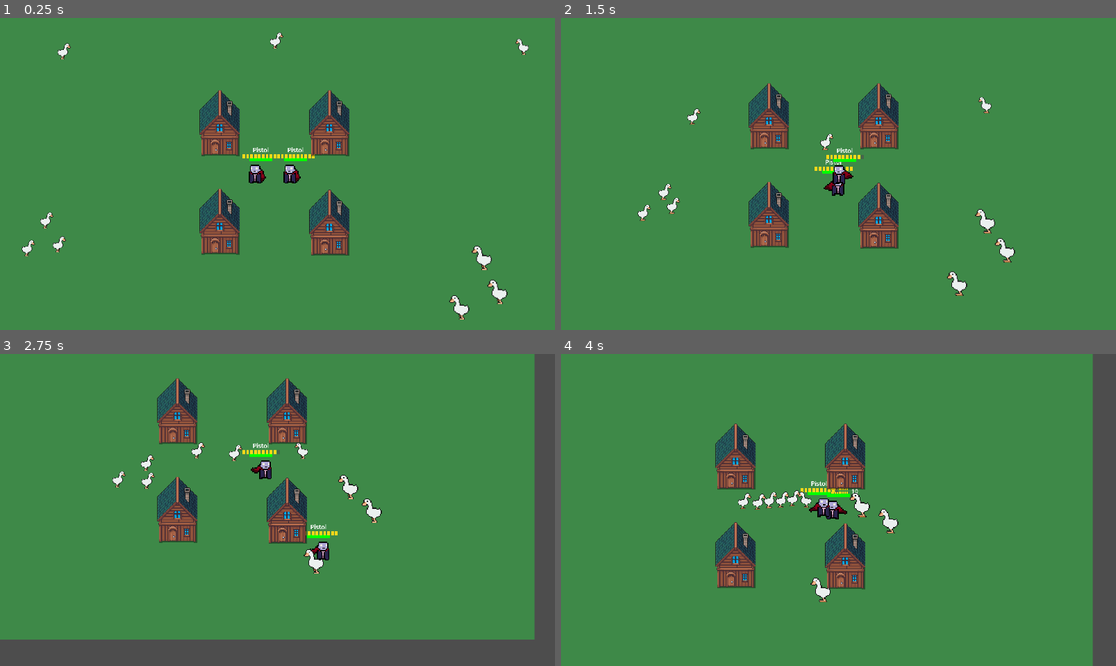
Above: before the commit, frames 1-4 (two rows, left to right).
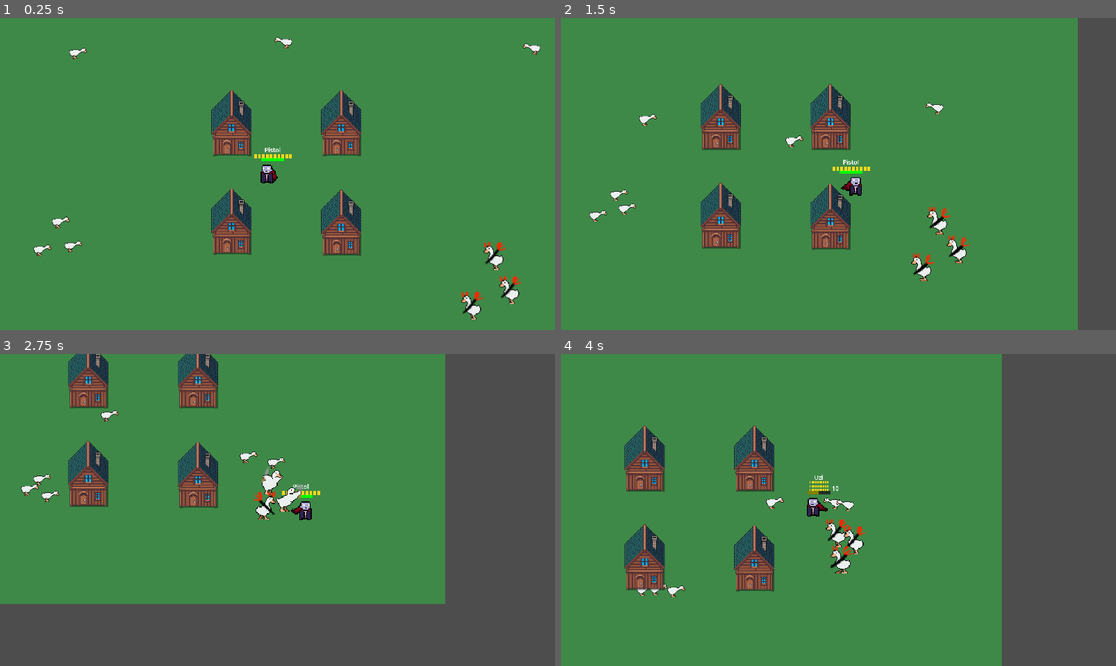
Above: after the commit, the same moments.

Repository: MatthewDulworth/gmtk26
Game: Godot game, scene res://main.tscn
Two runs of this game, one before a commit and one after it. Both use one fixed random seed, a clock stepped at 60 frames per second and the inputs below. Sound files missing from this copy of the repository are replaced by a short silence.
Inputs:
- Up to frame 1 (0.25 s): no input
- Up to frame 2 (1.5 s): tap Enter (shoot_p2) at 0.5 s; hold D (move_right) 0.53-1.28 s; tap Down (move_down_p2) at 0.6 s; hold S (move_down) from 1.28 s (still down); tap Left (move_left_p2) at 1.35 s
- Up to frame 3 (2.75 s): release S (move_down) at 2.03 s; hold D (move_right) from 2.03 s (still down); tap Right (move_right_p2) at 2.1 s
- Up to frame 4 (4 s): release D (move_right) at 2.78 s; hold W (move_up) 2.78-3.53 s; tap Up (move_up_p2) at 2.85 s; hold A (move_left) from 3.53 s (still down); tap E (next_weapon) at 3.6 s

The runs differ from the first frame. In frame 1, 8.0% of the frame differs, in the area x 3-98%, y 4-97%; in frame 2, 19%; in frame 3, 36%, in the area x 0-97%, y 0-92%; in frame 4, 27%.

Commit message:
devil goose

Diff:
--- a/chracters/enemies/EnemyController.gd
+++ b/chracters/enemies/EnemyController.gd
@@ -237,7 +237,7 @@
 	is_attack_on_cooldown = false
 
 func _is_all_players_dead() -> bool:
-		return players.all(func(p): return p.state == PlayerController.PlayerState.DEAD)
+	return players.all(func(p): return p.state == PlayerController.PlayerState.DEAD)
 
 func _bounce_animation(num_bounces: int) -> Tween:
 	var tween = create_tween()
--- a/chracters/enemies/enemy.tscn
+++ b/chracters/enemies/enemy.tscn
@@ -12,6 +12,7 @@
 [ext_resource type="Texture2D" uid="uid://cai7wvm13476g" path="res://assets/Goose/Run.png" id="6_r7v4m"]
 [ext_resource type="Texture2D" uid="uid://3to73gt4a5n0" path="res://assets/Goose/Walk.png" id="7_6sxb8"]
 [ext_resource type="Texture2D" uid="uid://cwmh8k1jxx3fy" path="res://assets/Goose/Attack.png" id="8_jvj35"]
+[ext_resource type="Texture2D" uid="uid://buh8rbirxp2tu" path="res://assets/Goose/Walk-devil.png" id="9_txd5a"]
 [ext_resource type="PackedScene" uid="uid://d4h7b5x0lxmtq" path="res://chracters/enemies/EnemyHealthBar.tscn" id="12_jgmlk"]
 
 [sub_resource type="Resource" id="Resource_dgned"]
@@ -46,6 +47,22 @@
 atlas = ExtResource("4_cuw3f")
 region = Rect2(192, 0, 64, 64)
 
+[sub_resource type="AtlasTexture" id="AtlasTexture_mkn0v"]
+atlas = ExtResource("9_txd5a")
+region = Rect2(0, 0, 64, 64)
+
+[sub_resource type="AtlasTexture" id="AtlasTexture_qtnvu"]
+atlas = ExtResource("9_txd5a")
+region = Rect2(64, 0, 64, 64)
+
+[sub_resource type="AtlasTexture" id="AtlasTexture_cun5x"]
+atlas = ExtResource("9_txd5a")
+region = Rect2(128, 0, 64, 64)
+
+[sub_resource type="AtlasTexture" id="AtlasTexture_i621a"]
+atlas = ExtResource("9_txd5a")
+region = Rect2(192, 0, 64, 64)
+
 [sub_resource type="AtlasTexture" id="AtlasTexture_slepv"]
 atlas = ExtResource("6_6sxb8")
 region = Rect2(0, 0, 16, 16)
@@ -150,6 +167,23 @@
 "loop": 0,
 "name": &"death",
 "speed": 15.0
+}, {
+"frames": [{
+"duration": 1.0,
+"texture": SubResource("AtlasTexture_mkn0v")
+}, {
+"duration": 1.0,
+"texture": SubResource("AtlasTexture_qtnvu")
+}, {
+"duration": 1.0,
+"texture": SubResource("AtlasTexture_cun5x")
+}, {
+"duration": 1.0,
+"texture": SubResource("AtlasTexture_i621a")
+}],
+"loop": 1,
+"name": &"devil_walk",
+"speed": 5.0
 }, {
 "frames": [{
 "duration": 5.0,
@@ -249,7 +283,7 @@
 
 [node name="AnimatedSprite2D" type="AnimatedSprite2D" parent="." unique_id=1927816173]
 sprite_frames = SubResource("SpriteFrames_r7v4m")
-animation = &"down_feather"
+animation = &"devil_walk"
 
 [node name="NavigationAgent2D" type="NavigationAgent2D" parent="." unique_id=1165551425]
 
--- a/chracters/enemies/variants/EnemySlow.tres
+++ b/chracters/enemies/variants/EnemySlow.tres
@@ -1,5 +1,6 @@
 [gd_resource type="Resource" script_class="EnemyData" format=3 uid="uid://bxhj8gcqqmkpd"]
 
+[ext_resource type="PackedScene" uid="uid://d33q7ngm2teb7" path="res://item/Item.tscn" id="1_jsjyd"]
 [ext_resource type="Script" uid="uid://bdhvi88d3ihm2" path="res://chracters/enemies/EnemyData.gd" id="1_v5nes"]
 
 [resource]
@@ -8,7 +9,7 @@
 move_speed = 150.0
 count_down_value = 5
 mass = 4.0
-animation_name_move = "walk"
+animation_name_move = "devil_walk"
 attack_range = 75.0
 attack_damage = 10.0
 attack_cooldown = 2.0
--- a/chracters/player/player.tscn
+++ b/chracters/player/player.tscn
@@ -10,12 +10,12 @@
 [ext_resource type="Resource" uid="uid://7ovfvi5xec8f" path="res://weapons/RocketLauncher.tres" id="5_t7shh"]
 [ext_resource type="PackedScene" path="res://chracters/player/PlayerHealthBar.tscn" id="6_hpbar"]
 [ext_resource type="Resource" path="res://weapons/Shotgun.tres" id="6_shotgn"]
-[ext_resource type="Texture2D" uid="uid://vht0s4s0u07e" path="res://ASSets/Vampire-v2/Vampire-Burn.png" id="7_5edc0"]
-[ext_resource type="Texture2D" uid="uid://blnwnjieejw6i" path="res://ASSets/Vampire-v2/Vampire-Levitate-24x24.png" id="7_7fake"]
+[ext_resource type="Texture2D" uid="uid://vht0s4s0u07e" path="res://assets/Vampire-v2/Vampire-Burn.png" id="7_5edc0"]
+[ext_resource type="Texture2D" uid="uid://blnwnjieejw6i" path="res://assets/Vampire-v2/Vampire-Levitate-24x24.png" id="7_7fake"]
 [ext_resource type="Script" uid="uid://d1m2ulshd7v5" path="res://weapons/Weapon.gd" id="7_7qpiw"]
 [ext_resource type="PackedScene" path="res://weapons/WeaponHUD.tscn" id="7_whud"]
-[ext_resource type="Texture2D" uid="uid://bvmjk8wd8luvw" path="res://ASSets/Vampire-v2/Vampire-Glide.png" id="8_7fake"]
-[ext_resource type="Texture2D" uid="uid://ulwh5l54q11x" path="res://ASSets/Vampire-v2/Vampire-DustExplosion-Sheet.png" id="9_lt451"]
+[ext_resource type="Texture2D" uid="uid://bvmjk8wd8luvw" path="res://assets/Vampire-v2/Vampire-Glide.png" id="8_7fake"]
+[ext_resource type="Texture2D" uid="uid://ulwh5l54q11x" path="res://assets/Vampire-v2/Vampire-DustExplosion-Sheet.png" id="9_lt451"]
 [ext_resource type="Script" uid="uid://cx6lerykt0y5s" path="res://weapons/WeaponData.gd" id="10_wdata"]
 [ext_resource type="Script" uid="uid://c8ihojc5e8qiw" path="res://weapons/WeaponsList.gd" id="14_dyqbq"]
 
--- a/main.tscn
+++ b/main.tscn
@@ -36,50 +36,54 @@
 position = Vector2(-60, 0)
 player_data = ExtResource("3_5vw27")
 
-[node name="Player2" parent="." unique_id=1888812345 instance=ExtResource("2_h2yge")]
-position = Vector2(60, 0)
-player_data = ExtResource("3_5vw27")
-player_id = 1
-
-[node name="Enemy" parent="." unique_id=1397981385 instance=ExtResource("2_0xm2m")]
+[node name="Enemy" parent="." unique_id=1397981385 node_paths=PackedStringArray("players") instance=ExtResource("2_0xm2m")]
 position = Vector2(-6, -500)
 enemy_data = ExtResource("6_kek77")
+players = [NodePath("../Player")]
 
-[node name="Enemy2" parent="." unique_id=976929462 instance=ExtResource("2_0xm2m")]
+[node name="Enemy2" parent="." unique_id=976929462 node_paths=PackedStringArray("players") instance=ExtResource("2_0xm2m")]
 position = Vector2(-789, -441)
 enemy_data = ExtResource("6_kek77")
+players = [NodePath("../Player")]
 
-[node name="Enemy3" parent="." unique_id=976956025 instance=ExtResource("2_0xm2m")]
+[node name="Enemy3" parent="." unique_id=976956025 node_paths=PackedStringArray("players") instance=ExtResource("2_0xm2m")]
 position = Vector2(899, -452)
 enemy_data = ExtResource("6_kek77")
+players = [NodePath("../Player")]
 
-[node name="Enemy4" parent="." unique_id=2013723635 instance=ExtResource("2_0xm2m")]
+[node name="Enemy4" parent="." unique_id=2013723635 node_paths=PackedStringArray("players") instance=ExtResource("2_0xm2m")]
 position = Vector2(734, 349)
 enemy_data = ExtResource("4_5vw27")
+players = [NodePath("../Player")]
 
 [node name="Camera2D" type="Camera2D" parent="." unique_id=1687995481 node_paths=PackedStringArray("players")]
 script = ExtResource("8_shake")
-players = [NodePath("../Player"), NodePath("../Player2")]
+players = [NodePath("../Player")]
 
-[node name="Enemy5" parent="." unique_id=446114064 instance=ExtResource("2_0xm2m")]
+[node name="Enemy5" parent="." unique_id=446114064 node_paths=PackedStringArray("players") instance=ExtResource("2_0xm2m")]
 position = Vector2(786, 470)
 enemy_data = ExtResource("4_5vw27")
+players = [NodePath("../Player")]
 
-[node name="Enemy6" parent="." unique_id=1105890933 instance=ExtResource("2_0xm2m")]
+[node name="Enemy6" parent="." unique_id=1105890933 node_paths=PackedStringArray("players") instance=ExtResource("2_0xm2m")]
 position = Vector2(660, 513)
 enemy_data = ExtResource("4_5vw27")
+players = [NodePath("../Player")]
 
-[node name="Enemy7" parent="." unique_id=600845757 instance=ExtResource("2_0xm2m")]
+[node name="Enemy7" parent="." unique_id=600845757 node_paths=PackedStringArray("players") instance=ExtResource("2_0xm2m")]
 position = Vector2(-903, 300)
 enemy_data = ExtResource("7_5vw27")
+players = [NodePath("../Player")]
 
-[node name="Enemy8" parent="." unique_id=1266231419 instance=ExtResource("2_0xm2m")]
+[node name="Enemy8" parent="." unique_id=1266231419 node_paths=PackedStringArray("players") instance=ExtResource("2_0xm2m")]
 position = Vector2(-796, 289)
 enemy_data = ExtResource("7_5vw27")
+players = [NodePath("../Player")]
 
-[node name="Enemy9" parent="." unique_id=46070260 instance=ExtResource("2_0xm2m")]
+[node name="Enemy9" parent="." unique_id=46070260 node_paths=PackedStringArray("players") instance=ExtResource("2_0xm2m")]
 position = Vector2(-841, 200)
 enemy_data = ExtResource("7_5vw27")
+players = [NodePath("../Player")]
 
 [node name="Obstacle" parent="." unique_id=1943589396 instance=ExtResource("7_272bh")]
 position = Vector2(-200, 176)
Binary file added: ASSets/Goose/Walk-devil.png
Not shown, added: ASSets/Goose/Walk-devil.png.import
